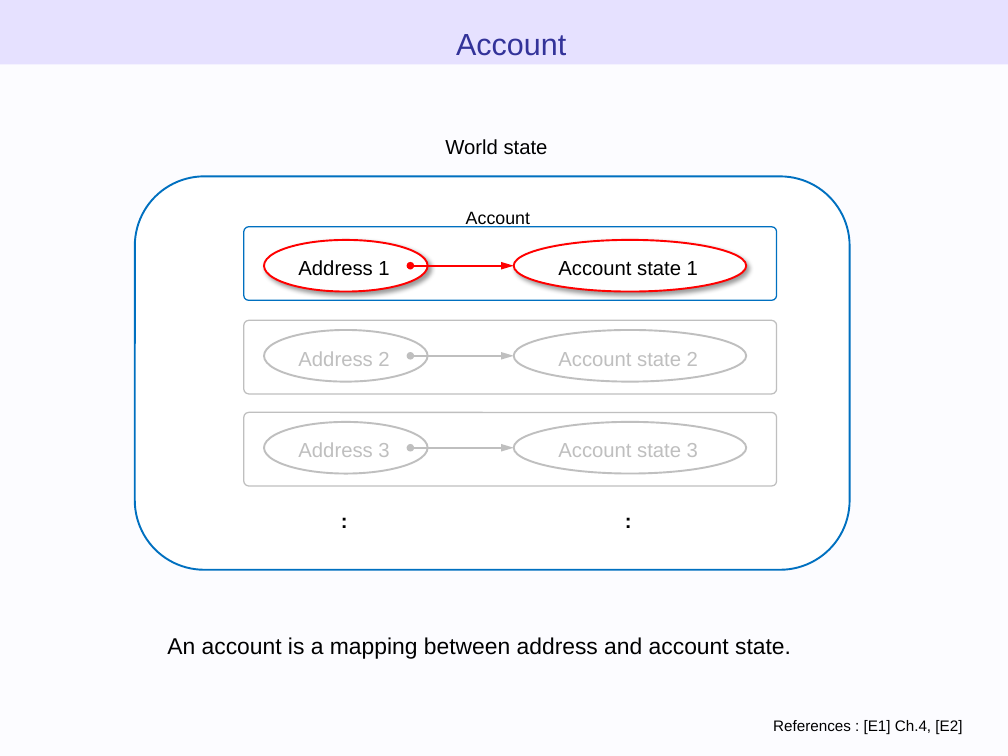
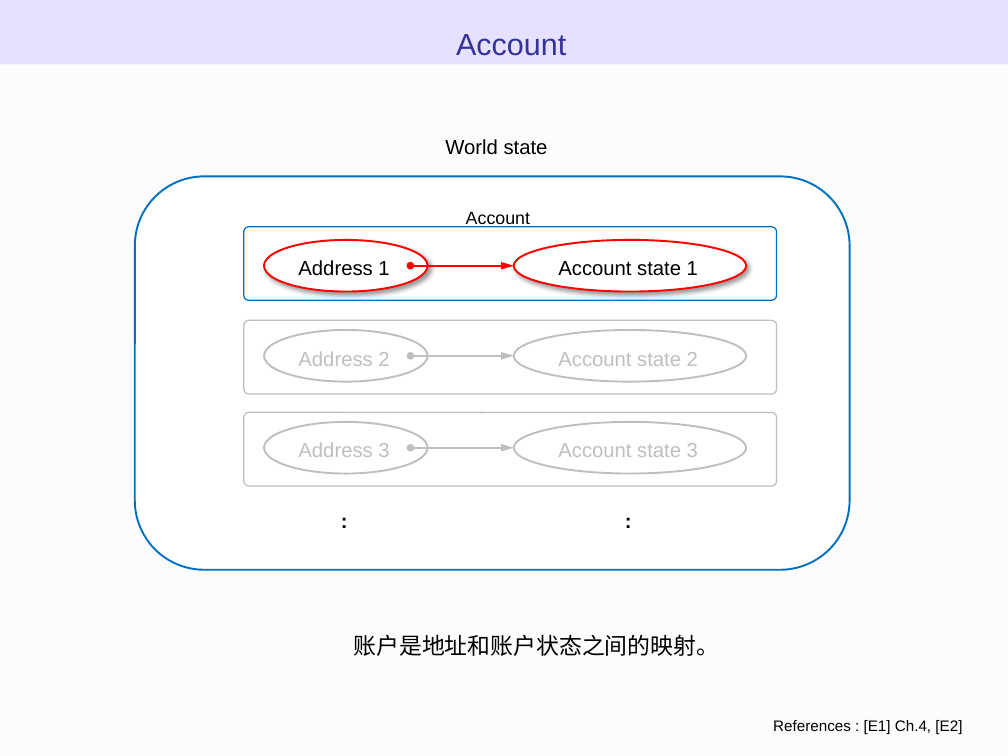
Before and after one commit to WTNO/Evm_Js_Learning, a slide deck: slide 17 of ethereum_evm_illustrated - 翻译.pptx. Drawn at 1008x756 pixels with LibreOffice and Linux fonts; fonts in the diff are those of the drawing. Boxes give left, top, right and bottom in pixels: in the first picture for what was removed or moved away, otherwise in the second. Text is boxed around its words. In the diff, an @@ line names an element or a change of style, - is before the commit and + after.

Commit message:
以太坊虚拟机图 blockchain、world state、account、transaction

```diff
--- a/ethereum_evm_illustrated - 翻译.pptx
+++ b/ethereum_evm_illustrated - 翻译.pptx
@@ text at (353, 634, 719, 656): text changed @@
-An account is a mapping between address and account state.
+账户是地址和账户状态之间的映射。
```
Also in this commit, not shown: 9 other slides changed.
